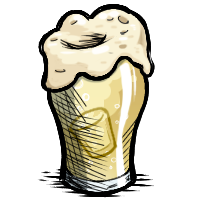
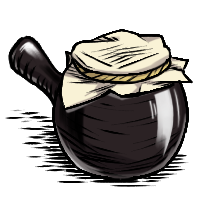
Before/after of a 200 × 200 layered artwork. What changed in the layer stack:
added layer "グループ 1 のコピー" above "グループ 1 のコピー 2" over <box>5,29,193,187</box>
added layer "グループ 1 のコピー 2" above "グループ 1" over <box>7,29,193,181</box>
"レイヤー 13": opacity 50% → 100%, moved it above "レイヤー 12", painted on it over <box>7,35,132,194</box>
removed layer "レイヤー 10" (was screen, 72%) from group "グループ 1" over <box>50,62,123,146</box>
removed layer "レイヤー 9" (was screen, 65%) from group "グループ 1" over <box>50,56,138,152</box>
"レイヤー 12": opacity 50% → 100%, moved it above "レイヤー 23", painted on it over <box>52,29,193,194</box>
added layer "レイヤー 23" in group "グループ 1" over <box>59,34,182,99</box>
"レイヤー 19": blend normal → multiply, moved it above "レイヤー 21", painted on it over <box>47,9,191,112</box>
added layer "レイヤー 21" in group "グループ 1" over <box>75,63,166,84</box>
moved "レイヤー 20" into group "グループ 1", painted on it over <box>37,61,173,198</box>
"レイヤー 15": opacity 50% → 100%, blend multiply → normal, moved it above "レイヤー 16", painted on it, unmasked it over <box>50,31,189,193</box>
removed layer "レイヤー 3" from group "グループ 1" over <box>69,106,118,159</box>
moved "レイヤー 16" above "レイヤー 22", painted on it over <box>10,40,189,192</box>
renamed "レイヤー 7" to "レイヤー 22", painted on it over <box>45,95,186,183</box>
removed layer "レイヤー 2" from group "グループ 1" over <box>38,4,155,197</box>
"レイヤー 18": blend normal → multiply, painted on it over <box>7,11,193,189</box>
removed layer "レイヤー 8" from group "グループ 1" over <box>43,8,151,90</box>
painted on "レイヤー 17" over <box>10,46,129,172</box>
moved "レイヤー 14" below "レイヤー 17", painted on it over <box>11,38,187,193</box>
hid "レイヤー 11", moved it out of group "グループ 1", painted on it, masked it over <box>5,39,193,193</box>
removed layer "レイヤー 6" (was 75%) from group "グループ 1" over <box>49,56,147,181</box>
hid "レイヤー 4", moved it out of group "グループ 1", painted on it over <box>5,4,193,198</box>
